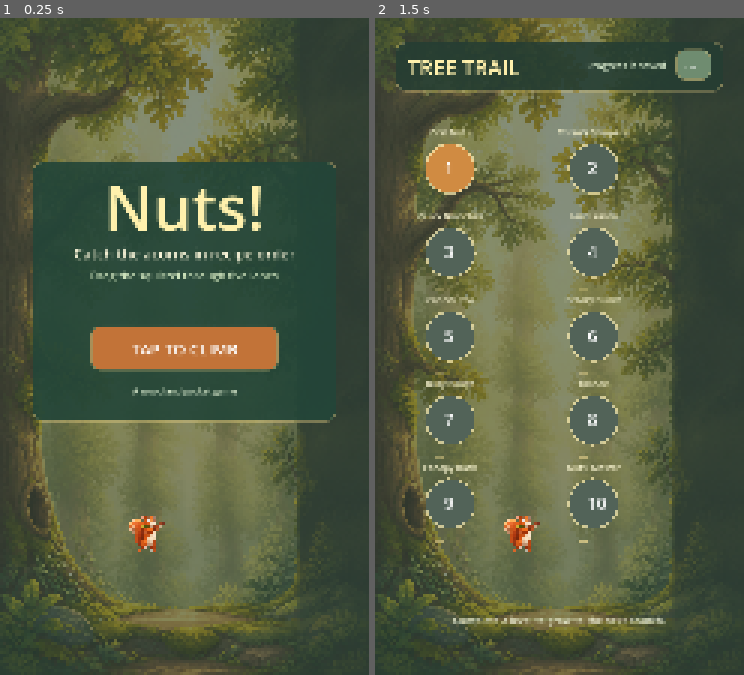
Above: before the commit, frames 1-2 (left to right).
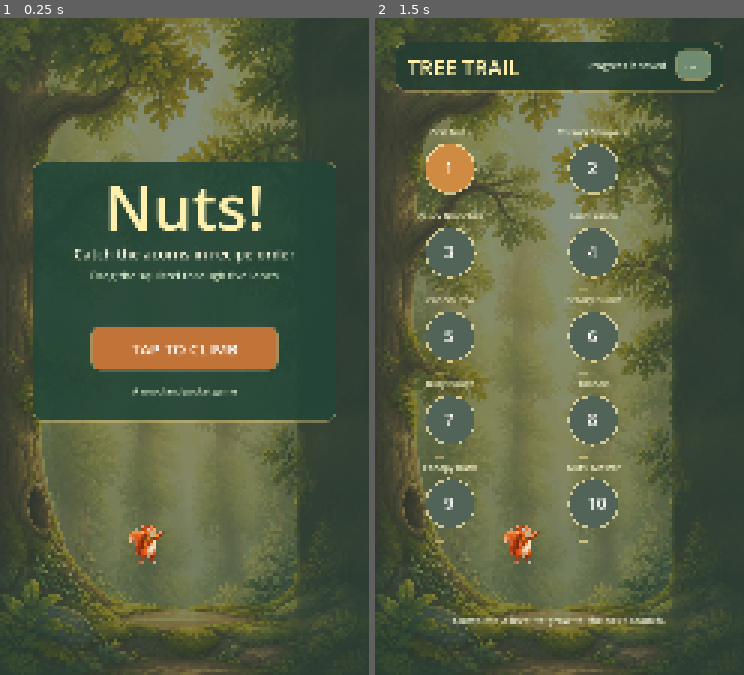
Above: after the commit, the same moments.

Repository: GrapeGames3141/Nuts
Game: Godot game, scene res://scenes/main.tscn
Two runs of this game, one before a commit and one after it. Both use one fixed random seed, a clock stepped at 60 frames per second and the inputs below.
Inputs (mouse positions are in pixels of both pictures, inside the frame that each line leads up to):
- Up to frame 1 (0.25 s): no input
- Up to frame 2 (1.5 s): tap Enter at 0.5 s; move the mouse to (640, 313) at 0.52 s; click (640, 313) at 0.67 s; tap Space at 1.25 s; drag from (485, 379) to (541, 477) at 1.27 s

The runs differ from the first frame. In frame 1, 0.4% of the frame differs, in the area x 34-45%, y 75-84%; in frame 2, 0.4%.

Commit message:
Ground squirrel on playfield

Diff:
--- a/scripts/game.gd
+++ b/scripts/game.gd
@@ -8,6 +8,9 @@
 const H := 1920.0
 const PLAY_RIGHT := 800.0
 const FLOOR_Y := 1510.0
+const GROUND_LINE_Y := FLOOR_Y + 85.0
+# The generated sprite's feet sit 30 px below its visual center at this scale.
+const SQUIRREL_Y := FLOOR_Y + 55.0
 const FLATTEN_HOLD_SECONDS := 1.5
 const POP_RECOVERY_SECONDS := 0.55
 const LANE_X := [105.0, 270.0, 435.0, 600.0, 765.0]
@@ -73,7 +76,7 @@
 func _make_squirrel() -> void:
     squirrel = AnimatedSprite2D.new()
     squirrel.name = "SquirrelAnimatedSprite"
-    squirrel.position = Vector2(player_x, FLOOR_Y + 25.0)
+    squirrel.position = Vector2(player_x, SQUIRREL_Y)
     squirrel.scale = Vector2(0.44, 0.44)
     squirrel.centered = true
     sheet = load("res://assets/art/squirrel_sheet_clean.png")
@@ -116,7 +119,7 @@
         _spawn_event(events[event_cursor])
         event_cursor += 1
     player_x = move_toward(player_x, player_target_x, delta * 1320.0)
-    squirrel.position.x = player_x
+    squirrel.position = Vector2(player_x, SQUIRREL_Y)
     if absf(player_x - player_target_x) > 12.0:
         squirrel.play("run_left" if player_target_x < player_x else "run_right")
     elif squirrel.animation != "idle":
@@ -451,7 +454,7 @@
         _draw_drop(drop)
     for particle in particles:
         draw_circle(particle.p, 7.0 * particle.life + 2.0, particle.color)
-    draw_line(Vector2(55,FLOOR_Y+85), Vector2(PLAY_RIGHT,FLOOR_Y+85), Color("#6a4a31"), 12)
+    draw_line(Vector2(55,GROUND_LINE_Y), Vector2(PLAY_RIGHT,GROUND_LINE_Y), Color("#6a4a31"), 12)
     if status_time > 0.0:
         _panel(Rect2(80, 1290, 700, 90), Color("#315443",0.93))
         _text(status_text, Vector2(105, 1350), 35, Color("#fff5cc"), HORIZONTAL_ALIGNMENT_CENTER, 650)
--- a/tests/runtime_smoke.gd
+++ b/tests/runtime_smoke.gd
@@ -6,6 +6,9 @@
     await process_frame
     scene._start_level(1)
     assert(scene.screen == "play")
+    assert(scene.SQUIRREL_Y == scene.FLOOR_Y + 55.0)
+    assert(scene.squirrel.position.y == scene.SQUIRREL_Y)
+    assert(scene.GROUND_LINE_Y - scene.squirrel.position.y == 30.0)
     scene._set_lane(4)
     assert(scene.player_lane == 4)
     assert(scene.squirrel.sprite_frames.has_animation("idle"))
